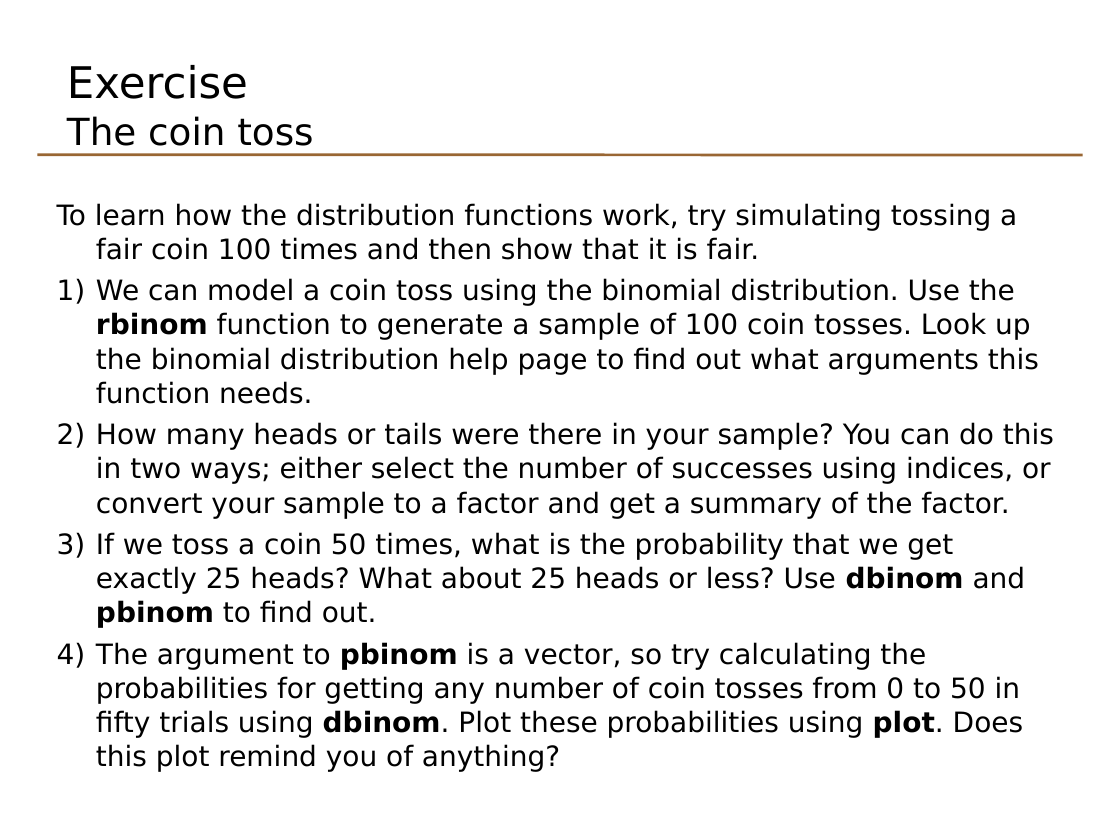
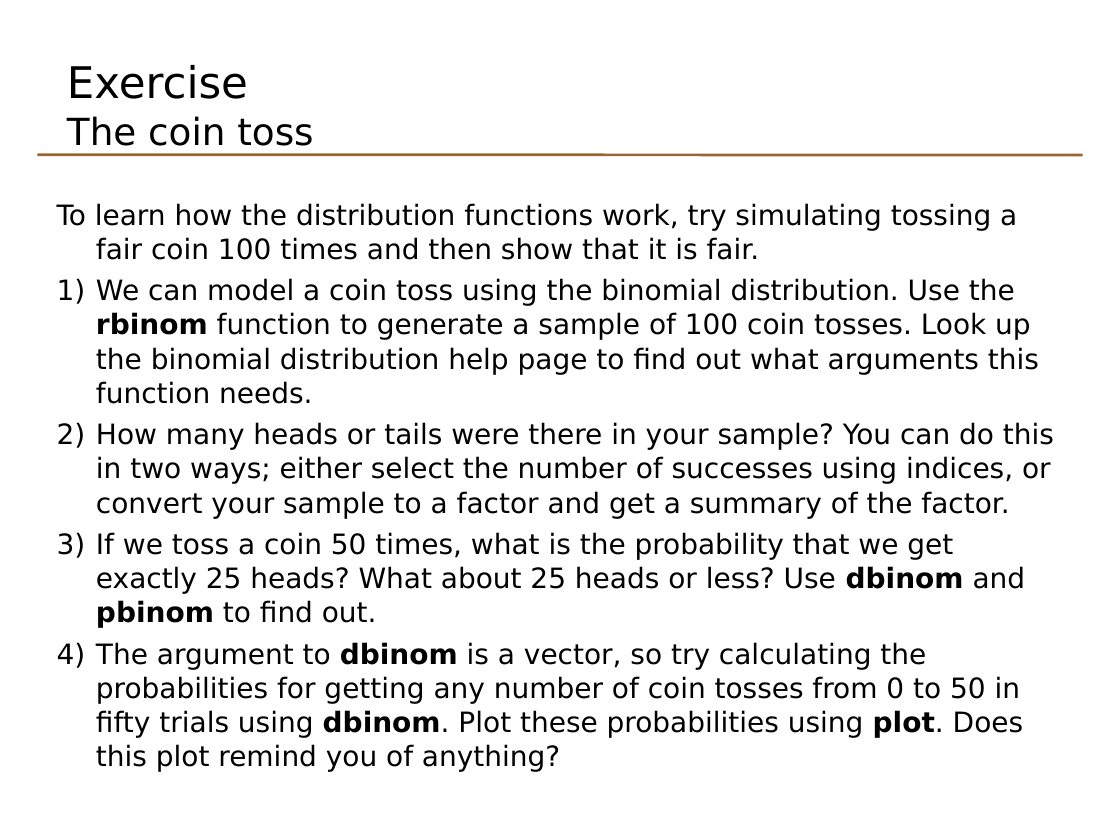
Before and after one commit to johnomics/basicr, a slide deck: slide 85 of Basic_R_Day_1_slides.odp. Drawn at 1120x840 pixels with LibreOffice and Linux fonts; fonts in the diff are those of the drawing. Boxes give left, top, right and bottom in pixels: in the first picture for what was removed or moved away, otherwise in the second. Text is boxed around its words. In the diff, an @@ line names an element or a change of style, - is before the commit and + after.

Commit message:
Updated PDFs, handouts and ZIP file with Jelena's changes; fix dbinom typo on distribution slide

```diff
--- a/Basic_R_Day_1_slides.odp
+++ b/Basic_R_Day_1_slides.odp
@@ text at [96,642,1023,772]: text changed @@
-4) The argument to pbinom is a vector, so try calculating the probabilities for getting any number of coin tosses from 0 to 50 in fifty trials using dbinom. Plot these probabilities using plot. Does this plot remind you of anything?
+4) The argument to dbinom is a vector, so try calculating the probabilities for getting any number of coin tosses from 0 to 50 in fifty trials using dbinom. Plot these probabilities using plot. Does this plot remind you of anything?
```
Also in this commit, not shown: 6 other files.
